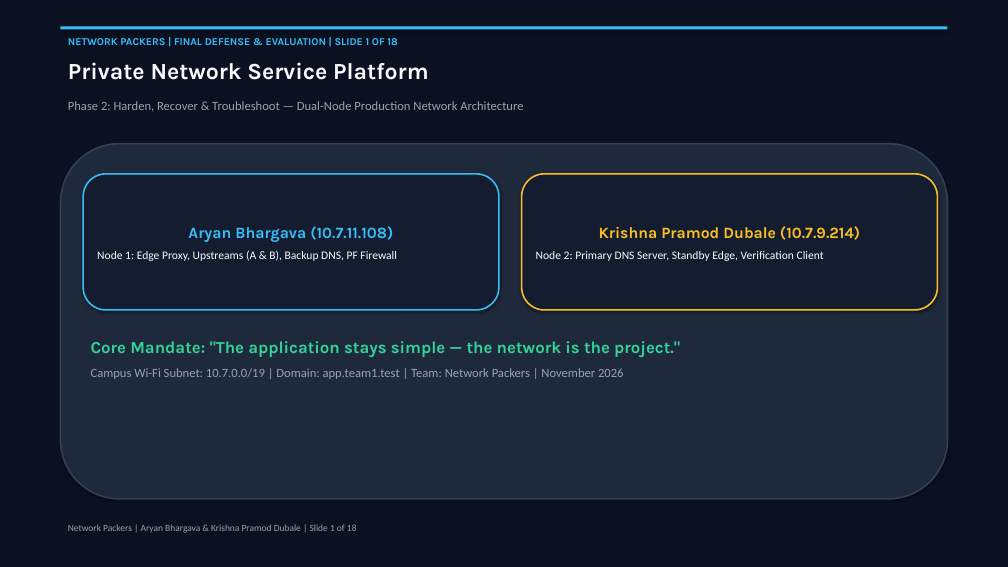
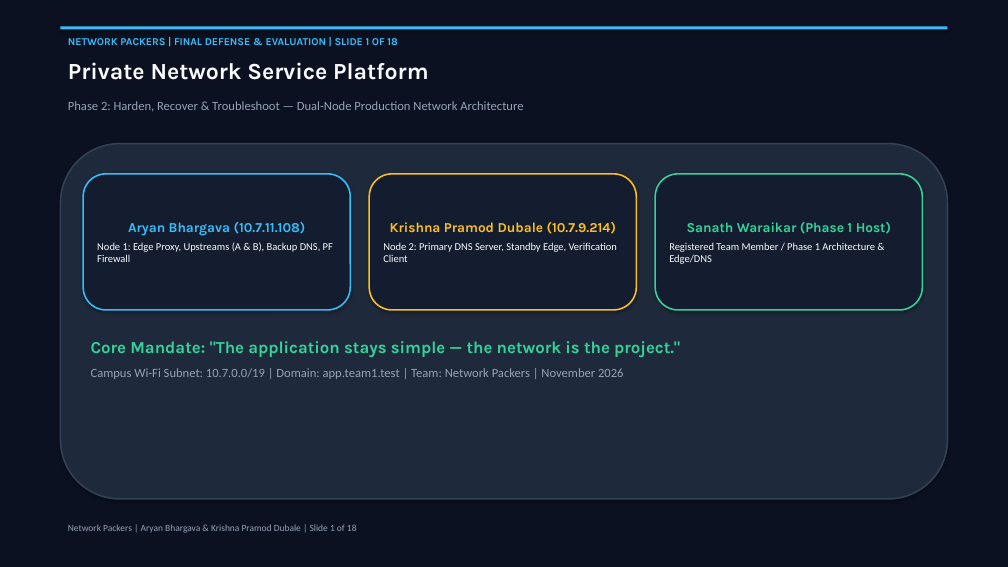
Before and after one commit to sanath-2512/Computer_Network, a slide deck: slide 1 of docs/Phase2_Final_Presentation_Team1.pptx. Drawn at 1008x567 pixels with LibreOffice and Linux fonts; fonts in the diff are those of the drawing. Boxes give left, top, right and bottom in pixels: in the first picture for what was removed or moved away, otherwise in the second. Text is boxed around its words. In the diff, an @@ line names an element or a change of style, - is before the commit and + after.

Commit message:
fix(phase2): complete final integration audit, role-aware bootstrap, primary DNS cutover scripts, and test suite hardening

```diff
--- a/docs/Phase2_Final_Presentation_Team1.pptx
+++ b/docs/Phase2_Final_Presentation_Team1.pptx
@@ rounded rectangle "Aryan Bhargava (10.7.11.108)": place and size @@
-rounded rectangle "Aryan Bhargava (10.7.11.108)" at bbox=[83, 174, 499, 310]
+rounded rectangle "Aryan Bhargava (10.7.11.108)" at bbox=[83, 174, 350, 310]
@@ rounded rectangle "Aryan Bhargava (10.7.11.108)" at bbox=[83, 174, 350, 310]: size 15 to 13 pt in "Aryan Bhargava (10.7.11.108)"; size 11 to 10 pt in "Node 1: Edge Proxy, Upstreams (A & ..."; less space between paragraphs @@
@@ rounded rectangle "Krishna Pramod Dubale (10.7.9.214)": place and size @@
-rounded rectangle "Krishna Pramod Dubale (10.7.9.214)" at bbox=[522, 174, 938, 310]
+rounded rectangle "Krishna Pramod Dubale (10.7.9.214)" at bbox=[369, 174, 636, 310]
@@ rounded rectangle "Krishna Pramod Dubale (10.7.9.214)" at bbox=[369, 174, 636, 310]: size 15 to 13 pt in "Krishna Pramod Dubale (10.7.9.214)"; size 11 to 10 pt in "Node 2: Primary DNS Server, Standby Edge, ..."; less space between paragraphs @@
@@ rounded rectangle added at bbox=[656, 174, 923, 310], fill #141D2F, outline #34D399 1.5 pt, 10 pt, text #F8FAFC @@
+Sanath Waraikar (Phase 1 Host)
+Registered Team Member / Phase 1 Architecture & Edge/DNS
```
Also in this commit, not shown: 3 other slides changed, 20 other files.
